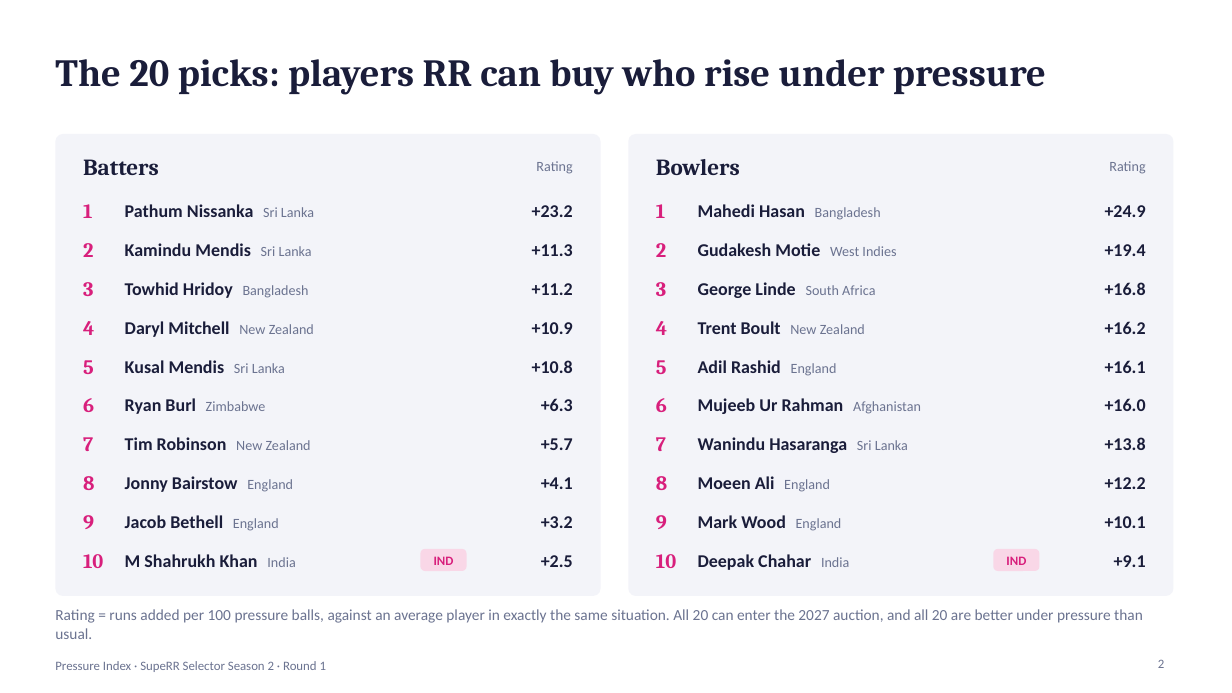
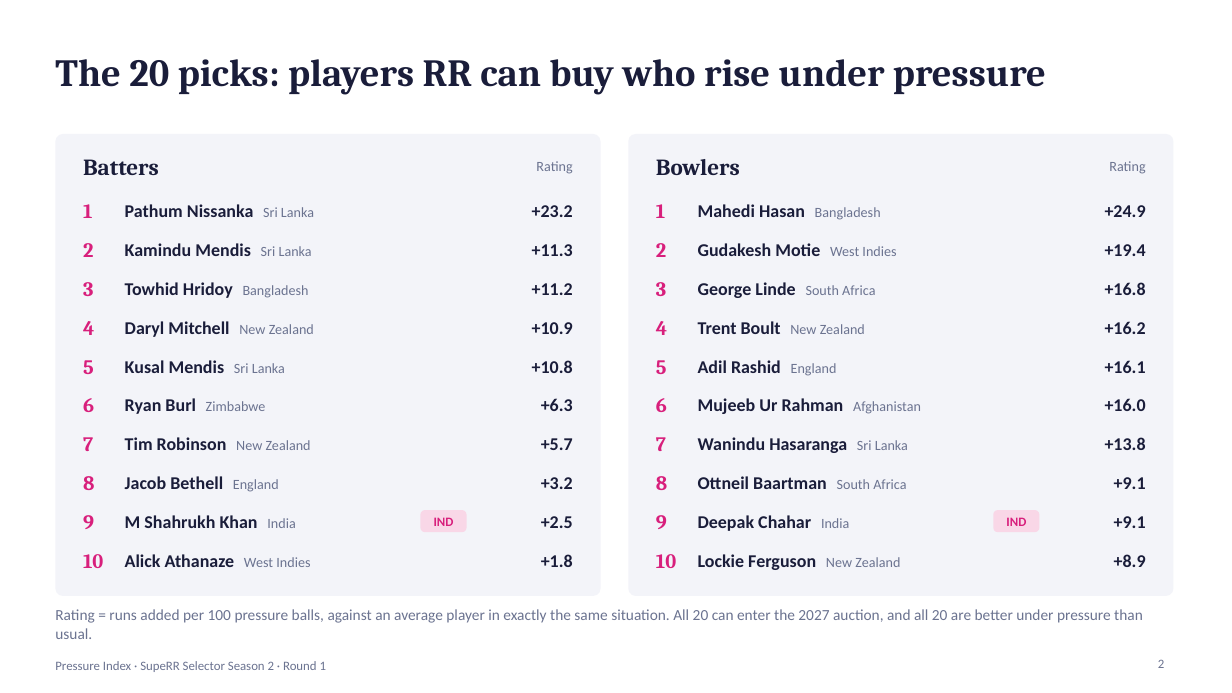
Before and after one commit to AnshBhavsar1654/Pressure-Index, a slide deck: slide 2 of Pressure_Index_RR_2027.pptx. Drawn at 1232x693 pixels with LibreOffice and Linux fonts; fonts in the diff are those of the drawing. Boxes give left, top, right and bottom in pixels: in the first picture for what was removed or moved away, otherwise in the second. Text is boxed around its words. In the diff, an @@ line names an element or a change of style, - is before the commit and + after.

Commit message:
Refresh pressure index analysis and presentation
- Update rankings, methodology, and dashboard data
- Rebuild the deck and add its HTML slide source

```diff
--- a/Pressure_Index_RR_2027.pptx
+++ b/Pressure_Index_RR_2027.pptx
@@ text removed at (x1=125, y1=476, x2=293, y2=492) @@
-Jonny Bairstow England
@@ text at (x1=698, y1=476, x2=906, y2=489): text changed @@
-Moeen Ali England
+Ottneil Baartman South Africa
@@ text at (x1=1114, y1=477, x2=1146, y2=489): text changed @@
-+12.2
++9.1
@@ text removed at (x1=698, y1=515, x2=842, y2=531) @@
-Mark Wood England
@@ 7 texts, 2 rounded rectangles moved together from (x1=125, y1=515, x2=1040, y2=571) to (x1=125, y1=476, x2=1040, y2=532) @@
@@ text at (x1=1114, y1=516, x2=1146, y2=528): text changed @@
-+10.1
++9.1
@@ text added at (x1=125, y1=554, x2=310, y2=567), 14 pt, text #1A1D3A, bold @@
+Alick Athanaze West Indies
@@ text at (x1=541, y1=554, x2=573, y2=567): text changed @@
-+4.1
++1.8
@@ text added at (x1=698, y1=554, x2=900, y2=570), 14 pt, text #1A1D3A, bold @@
+Lockie Ferguson New Zealand
@@ text at (x1=1114, y1=554, x2=1146, y2=567): text changed @@
-+9.1
++8.9
```
Also in this commit, not shown: 5 other slides changed, 16 other files.
